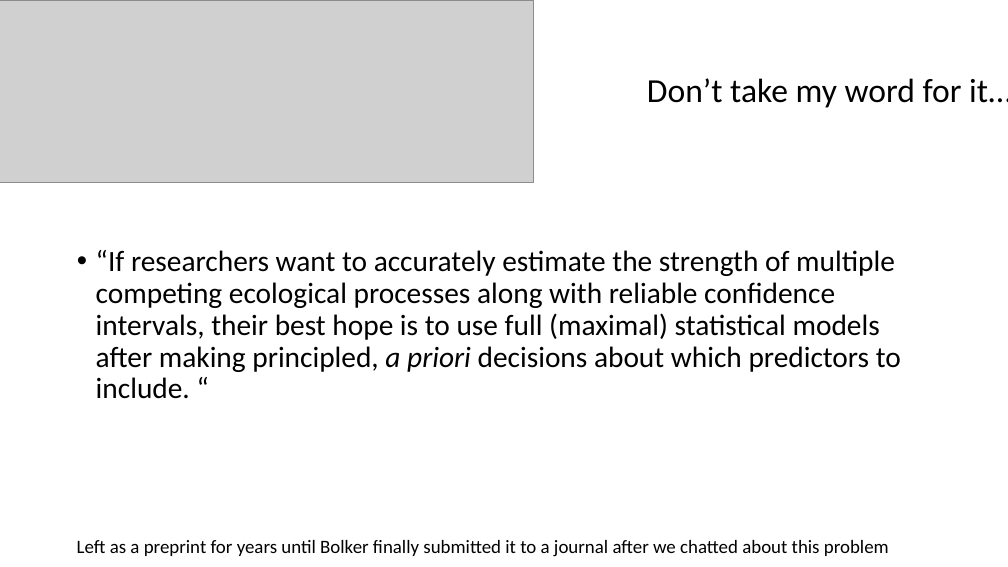
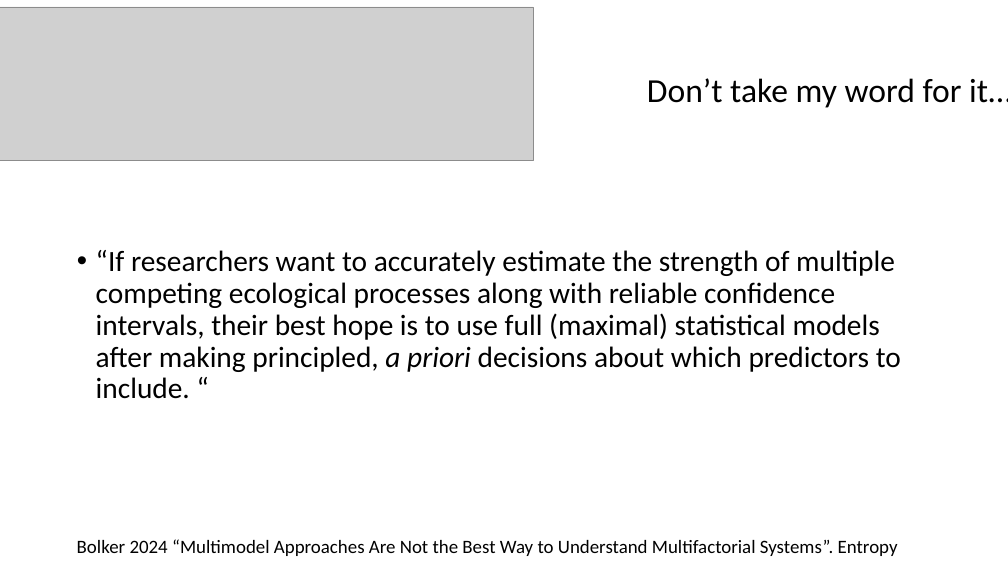
Before and after one commit to taaltree/FW536, a slide deck: slide 47 of Day3_MixedModels_ModelSelection/FW536_Day3_Afternoon_hypothesis test and model selection.pptx (slide 48 before the commit). Drawn at 1008x567 pixels with LibreOffice and Linux fonts; fonts in the diff are those of the drawing; grey boxes stand for pictures. Boxes give left, top, right and bottom in pixels: in the first picture for what was removed or moved away, otherwise in the second. Text is boxed around its words. In the diff, an @@ line names an element or a change of style, - is before the commit and + after.

```diff
--- a/Day3_MixedModels_ModelSelection/FW536_Day3_Afternoon_hypothesis test and model selection.pptx
+++ b/Day3_MixedModels_ModelSelection/FW536_Day3_Afternoon_hypothesis test and model selection.pptx
@@ picture: place and size @@
-picture at <box>0,0,533,182</box>
+picture at <box>0,7,533,160</box>
@@ text at <box>77,539,898,556</box>: text changed @@
-Left as a preprint for years until Bolker finally submitted it to a journal after we chatted about this problem
+Bolker 2024 “Multimodel Approaches Are Not the Best Way to Understand Multifactorial Systems”. Entropy
```
Also in this commit, not shown: 7 other slides changed, 16 slides added, 25 slides removed, 8 other files.
